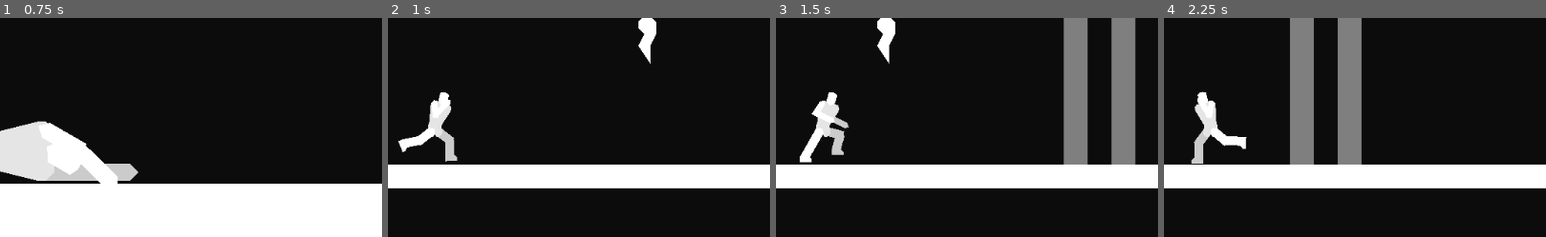
Above: before the commit, frames 1-4 (left to right).
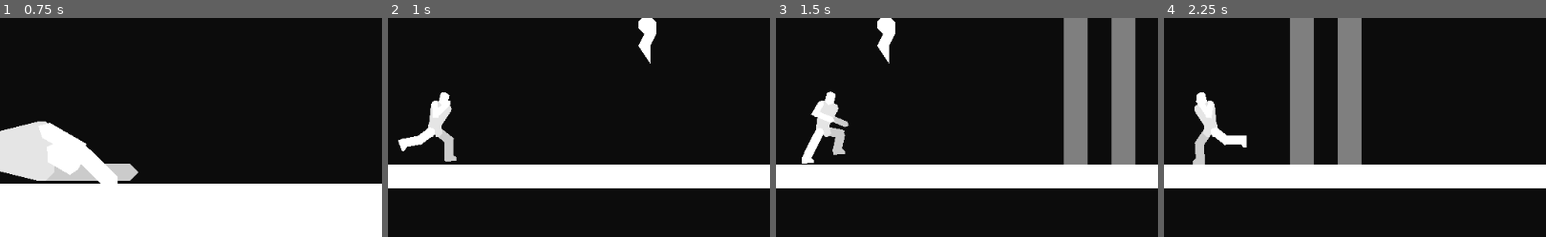
Above: after the commit, the same moments.

Repository: DarknessCatt/Lost-Soul
Game: Godot game, scene res://Maps/Prototype_Dead_World/Prototype_Dead_World.tscn
The game is run twice, just before and just after one commit, with the same random seed, the same clock (stepped at 60 frames per second) and the same inputs.
Inputs:
- Up to frame 1 (0.75 s): hold Right (hero_right) from 0.53 s (still down); hold D (hero_heart) from 0.53 s (still down)
- Up to frame 2 (1 s): keep holding Right (hero_right); keep holding D (hero_heart); tap Z (hero_jump) at 0.77 s
- Up to frame 3 (1.5 s): keep holding Right (hero_right); release D (hero_heart) at 1.28 s; tap D (hero_heart) at 1.35 s
- Up to frame 4 (2.25 s): tap Z (hero_jump) at 1.52 s; release Right (hero_right) at 2.03 s; hold Left (hero_left) from 2.03 s (still down); hold D (hero_heart) from 2.03 s (still down)
The pictures show only the part of the screen within x 44-94%, y 39-89%; the shares and areas given below are measured in that part.

Frame 1 is identical in both runs. In frame 2, 0.2% of the frame differs, in the area x 2-19%, y 33-66%; in frame 3, 0.5%, in the area x 6-20%, y 33-67%; in frame 4, 0.4%.

Commit message:
Hero Block Animation

Diff:
--- a/Lost_Soul/Entities/Hero/Hero.tscn
+++ b/Lost_Soul/Entities/Hero/Hero.tscn
@@ -823,6 +823,191 @@
 "values": [ true, true, false, false, true, true ]
 }
 
+[sub_resource type="Animation" id=36]
+resource_name = "Block_Stand"
+loop = true
+step = 0.05
+tracks/0/type = "value"
+tracks/0/path = NodePath("Body/Hip/Torso/Right_Arm:rotation_degrees")
+tracks/0/interp = 2
+tracks/0/loop_wrap = true
+tracks/0/imported = false
+tracks/0/enabled = true
+tracks/0/keys = {
+"times": PoolRealArray( 0.15, 0.65 ),
+"transitions": PoolRealArray( 1, 1 ),
+"update": 0,
+"values": [ -28.6237, -29.5361 ]
+}
+tracks/1/type = "value"
+tracks/1/path = NodePath("Body/Hip/Torso/Left_Arm/Left_Hand:rotation_degrees")
+tracks/1/interp = 2
+tracks/1/loop_wrap = true
+tracks/1/imported = false
+tracks/1/enabled = true
+tracks/1/keys = {
+"times": PoolRealArray( 0, 0.5 ),
+"transitions": PoolRealArray( 1, 1 ),
+"update": 0,
+"values": [ -128.224, -134.467 ]
+}
+tracks/2/type = "value"
+tracks/2/path = NodePath("Body/Hip/Torso/Left_Arm:rotation_degrees")
+tracks/2/interp = 2
+tracks/2/loop_wrap = true
+tracks/2/imported = false
+tracks/2/enabled = true
+tracks/2/keys = {
+"times": PoolRealArray( 0, 0.5 ),
+"transitions": PoolRealArray( 1, 1 ),
+"update": 0,
+"values": [ -19.1621, -15.5025 ]
+}
+tracks/3/type = "value"
+tracks/3/path = NodePath("Body/Hip/Right_Leg/Right_Shin:rotation_degrees")
+tracks/3/interp = 1
+tracks/3/loop_wrap = true
+tracks/3/imported = false
+tracks/3/enabled = true
+tracks/3/keys = {
+"times": PoolRealArray( 0.2, 0.7 ),
+"transitions": PoolRealArray( 1, 1 ),
+"update": 0,
+"values": [ 19.5593, 21.9617 ]
+}
+tracks/4/type = "value"
+tracks/4/path = NodePath("Body/Hip/Right_Leg:rotation_degrees")
+tracks/4/interp = 1
+tracks/4/loop_wrap = true
+tracks/4/imported = false
+tracks/4/enabled = true
+tracks/4/keys = {
+"times": PoolRealArray( 0.2, 0.7 ),
+"transitions": PoolRealArray( 1, 1 ),
+"update": 0,
+"values": [ -19.2103, -21.8897 ]
+}
+tracks/5/type = "value"
+tracks/5/path = NodePath("Body/Hip/Left_Leg:rotation_degrees")
+tracks/5/interp = 1
+tracks/5/loop_wrap = true
+tracks/5/imported = false
+tracks/5/enabled = true
+tracks/5/keys = {
+"times": PoolRealArray( 0.05, 0.55 ),
+"transitions": PoolRealArray( 1, 1 ),
+"update": 0,
+"values": [ 8.72749, 12.4251 ]
+}
+tracks/6/type = "value"
+tracks/6/path = NodePath("Body/Hip/Torso/Right_Arm/Right_Hand:rotation_degrees")
+tracks/6/interp = 2
+tracks/6/loop_wrap = true
+tracks/6/imported = false
+tracks/6/enabled = true
+tracks/6/keys = {
+"times": PoolRealArray( 0.15, 0.65 ),
+"transitions": PoolRealArray( 1, 1 ),
+"update": 0,
+"values": [ -145.627, -137.099 ]
+}
+tracks/7/type = "value"
+tracks/7/path = NodePath("Body/Hip/Left_Leg/Left_Shin/Left_Foot:rotation_degrees")
+tracks/7/interp = 1
+tracks/7/loop_wrap = true
+tracks/7/imported = false
+tracks/7/enabled = true
+tracks/7/keys = {
+"times": PoolRealArray( 0.05, 0.55 ),
+"transitions": PoolRealArray( 1, 1 ),
+"update": 0,
+"values": [ -8.01526, -11.4868 ]
+}
+tracks/8/type = "value"
+tracks/8/path = NodePath("Body/Hip:position")
+tracks/8/interp = 2
+tracks/8/loop_wrap = true
+tracks/8/imported = false
+tracks/8/enabled = true
+tracks/8/keys = {
+"times": PoolRealArray( 0, 0.5 ),
+"transitions": PoolRealArray( 1, 1 ),
+"update": 0,
+"values": [ Vector2( 0, 0 ), Vector2( 0, 0.705564 ) ]
+}
+tracks/9/type = "value"
+tracks/9/path = NodePath("Body/Hip/Torso/Right_Arm/Right_Hand/Right_Weapon:polygon")
+tracks/9/interp = 2
+tracks/9/loop_wrap = true
+tracks/9/imported = false
+tracks/9/enabled = true
+tracks/9/keys = {
+"times": PoolRealArray( 0.25, 0.75 ),
+"transitions": PoolRealArray( 1, 1 ),
+"update": 0,
+"values": [ PoolVector2Array( 5.4355, 22.7961, 2.19859, 29.283, -5.44678, 29.0785, -10.7413, 4.70973, -8.61658, -12.2269, 0.377802, -28.0755, -1.62439, -8.72911, 0.0238056, 9.02626 ), PoolVector2Array( 4.79685, 27.0093, -0.4796, 30.4194, -5.60882, 27.704, -7.96752, 12.3103, -5.46958, -12.6668, -7.52078, -27.5602, 0.408374, -11.0496, 0.384369, 8.08976 ) ]
+}
+tracks/10/type = "value"
+tracks/10/path = NodePath("Body/Hip/Torso/Left_Arm/Left_Hand/Left_Weapon:polygon")
+tracks/10/interp = 2
+tracks/10/loop_wrap = true
+tracks/10/imported = false
+tracks/10/enabled = true
+tracks/10/keys = {
+"times": PoolRealArray( 0.15, 0.65 ),
+"transitions": PoolRealArray( 1, 1 ),
+"update": 0,
+"values": [ PoolVector2Array( 5.27856, 22.4831, 5.02888, 27.4049, -0.826936, 28.3237, -17.3977, 11.6098, -23.9706, -4.19355, -26.5604, -19.7442, -16.8307, -3.38599, -8.62704, 9.22953 ), PoolVector2Array( 5.53867, 23.8607, 2.50978, 28.3737, -1.83955, 27.7727, -14.0429, 15.588, -22.0107, -3.71145, -29.0901, -18.2742, -15.71, -5.51838, -8.70256, 6.77287 ) ]
+}
+tracks/11/type = "value"
+tracks/11/path = NodePath("Body/Hip/Torso/Head:rotation_degrees")
+tracks/11/interp = 1
+tracks/11/loop_wrap = true
+tracks/11/imported = false
+tracks/11/enabled = true
+tracks/11/keys = {
+"times": PoolRealArray( 0, 0.5 ),
+"transitions": PoolRealArray( 1, 1 ),
+"update": 0,
+"values": [ -5.0, 0.0 ]
+}
+tracks/12/type = "value"
+tracks/12/path = NodePath("Body/Hip/Torso:rotation_degrees")
+tracks/12/interp = 1
+tracks/12/loop_wrap = true
+tracks/12/imported = false
+tracks/12/enabled = true
+tracks/12/keys = {
+"times": PoolRealArray( 0 ),
+"transitions": PoolRealArray( 1 ),
+"update": 0,
+"values": [ 5.0 ]
+}
+tracks/13/type = "value"
+tracks/13/path = NodePath("Body/Hip/Left_Leg/Left_Shin:rotation_degrees")
+tracks/13/interp = 1
+tracks/13/loop_wrap = true
+tracks/13/imported = false
+tracks/13/enabled = true
+tracks/13/keys = {
+"times": PoolRealArray( 0 ),
+"transitions": PoolRealArray( 1 ),
+"update": 0,
+"values": [ 0.723357 ]
+}
+tracks/14/type = "value"
+tracks/14/path = NodePath("Body/Hip/Right_Leg/Right_Shin/Right_Foot:rotation_degrees")
+tracks/14/interp = 1
+tracks/14/loop_wrap = true
+tracks/14/imported = false
+tracks/14/enabled = true
+tracks/14/keys = {
+"times": PoolRealArray( 0 ),
+"transitions": PoolRealArray( 1 ),
+"update": 0,
+"values": [ 0.0 ]
+}
+
 [sub_resource type="Animation" id=5]
 length = 2.5
 tracks/0/type = "value"
@@ -4420,10 +4605,10 @@
 tracks/15/imported = false
 tracks/15/enabled = true
 tracks/15/keys = {
-"times": PoolRealArray( 0 ),
-"transitions": PoolRealArray( 1 ),
-"update": 0,
-"values": [ 0.0 ]
+"times": PoolRealArray( 0.1, 0.25, 0.4, 0.55 ),
+"transitions": PoolRealArray( 1, 1, 1, 1 ),
+"update": 0,
+"values": [ -3.0, 3.0, -3.0, 3.0 ]
 }
 
 [sub_resource type="Animation" id=19]
@@ -4519,6 +4704,7 @@
 anims/Air_Jab = SubResource( 2 )
 anims/Air_Jab_Down = SubResource( 3 )
 anims/Air_Jab_Up = SubResource( 4 )
+anims/Block_Stand = SubResource( 36 )
 anims/Death = SubResource( 5 )
 anims/Falling = SubResource( 6 )
 anims/Jab3 = SubResource( 7 )
@@ -4767,7 +4953,8 @@
 disabled = true
 
 [node name="Right_Arm" type="Polygon2D" parent="Body"]
-position = Vector2( 10, -28 )
+position = Vector2( 11.9288, -27.2342 )
+rotation = -0.433205
 color = Color( 0.8, 0.8, 0.8, 1 )
 offset = Vector2( 30.2005, 27.966 )
 polygon = PoolVector2Array( -30.2005, -31.966, -26.2005, -27.966, -26.2005, -7.96604, -34.2005, -7.96604, -34.2005, -27.966 )
@@ -4776,7 +4963,8 @@
 }
 
 [node name="Right_Hand" type="Polygon2D" parent="Body"]
-position = Vector2( 10, -12 )
+position = Vector2( 18.6453, -12.7122 )
+rotation = -2.94272
 color = Color( 0.8, 0.8, 0.8, 1 )
 offset = Vector2( 31.8105, 42.7501 )
 polygon = PoolVector2Array( -31.8105, -46.7501, -27.8105, -42.7501, -27.8105, -18.7501, -31.8105, -14.7501, -35.8105, -18.7501, -35.8105, -42.7501 )
@@ -4785,7 +4973,9 @@
 }
 
 [node name="Right_Leg" type="Polygon2D" parent="Body"]
-position = Vector2( 4, 8 )
+position = Vector2( 4.13901, 7.92897 )
+rotation = -0.371442
+scale = Vector2( 1, 1 )
 color = Color( 0.8, 0.8, 0.8, 1 )
 offset = Vector2( 28.2005, 31.966 )
 polygon = PoolVector2Array( -30.2005, -35.966, -26.2005, -35.966, -22.2005, -31.966, -22.2005, -7.96604, -34.2005, -7.96604, -34.2005, -31.966 )
@@ -4794,7 +4984,9 @@
 }
 
 [node name="Right_Shin" type="Polygon2D" parent="Body"]
-position = Vector2( 4, 28 )
+position = Vector2( 11.3982, 26.5651 )
+rotation = -0.0132954
+scale = Vector2( 1, 1 )
 color = Color( 0.8, 0.8, 0.8, 1 )
 offset = Vector2( 29.8696, 42.7614 )
 polygon = PoolVector2Array( -31.8696, -46.7614, -27.8696, -46.7614, -23.8696, -42.7614, -23.8696, -22.7614, -27.8696, -18.7614, -31.8696, -18.7614, -35.8696, -22.7614, -35.8696, -42.7614 )
@@ -4803,7 +4995,9 @@
 }
 
 [node name="Right_Foot" type="Polygon2D" parent="Body"]
-position = Vector2( 4, 50 )
+position = Vector2( 11.6907, 48.5631 )
+rotation = -0.0132954
+scale = Vector2( 1, 1 )
 color = Color( 0.8, 0.8, 0.8, 1 )
 offset = Vector2( 29.9114, 20.7618 )
 polygon = PoolVector2Array( -23.9114, -22.7618, -19.9114, -18.7618, -19.9114, -14.7618, -35.9114, -14.7618, -35.9114, -22.7618, -31.9114, -26.7618, -27.9114, -26.7618 )
@@ -4812,6 +5006,7 @@
 }
 
 [node name="Hip" type="Polygon2D" parent="Body"]
+rotation = -0.0174533
 color = Color( 0.9, 0.9, 0.9, 1 )
 offset = Vector2( 0, -12 )
 polygon = PoolVector2Array( -6, 28, -2, 28, 0, 24, 2, 28, 5.99999, 28, 10, 24, 10, 20, 8, 8, -8, 8.00001, -10, 20, -10, 24 )
@@ -4820,11 +5015,13 @@
 }
 
 [node name="Torso" type="Polygon2D" parent="Body/Hip"]
+rotation = 0.0872665
 color = Color( 0.9, 0.9, 0.9, 1 )
 offset = Vector2( 0, -16 )
 polygon = PoolVector2Array( -7.99883, 16.1367, 7.99883, 15.8633, 14, -8, 14, -12, 10, -16, -10, -16, -14, -12, -14, -8 )
 
 [node name="Hurtbox" parent="Body/Hip/Torso" instance=ExtResource( 9 )]
+visible = false
 position = Vector2( 1.90735e-06, -7.69628 )
 Id = 1
 Character = NodePath("../../../..")
@@ -4835,6 +5032,7 @@
 
 [node name="Head" type="Polygon2D" parent="Body/Hip/Torso"]
 position = Vector2( 0, -32 )
+rotation = -0.0872665
 offset = Vector2( 0, -16 )
 polygon = PoolVector2Array( -6, 16, 0, 20, 6, 16, 6, 4, 2, 2, -2, 2, -6, 4 )
 __meta__ = {
@@ -4849,15 +5047,16 @@
 
 [node name="Left_Arm" type="Polygon2D" parent="Body/Hip/Torso"]
 position = Vector2( -10, -28 )
+rotation = -0.334442
 offset = Vector2( 30.2005, 27.966 )
-polygon = PoolVector2Array( -30.2005, -31.966, -26.2005, -27.966, -26.2005, -7.96604, -34.2005, -7.96604, -34.193, -27.5603 )
+polygon = PoolVector2Array( -30.2005, -31.966, -26.2005, -27.966, -26.2005, -7.96604, -30.2835, -7.96605, -34.2005, -7.96604, -34.193, -27.5603 )
 __meta__ = {
 "_edit_ik_": true
 }
 
 [node name="Left_Hand" type="Polygon2D" parent="Body/Hip/Torso/Left_Arm"]
 position = Vector2( -2.35438e-06, 16 )
-rotation = 0.012625
+rotation = -2.23793
 offset = Vector2( 31.8105, 42.7501 )
 polygon = PoolVector2Array( -31.794, -46.6744, -27.7438, -42.7252, -27.4408, -18.7271, -31.39, -14.6769, -35.4402, -18.6261, -35.7432, -42.6242 )
 __meta__ = {
@@ -4872,9 +5071,11 @@
 
 [node name="Left_Weapon" type="Polygon2D" parent="Body/Hip/Torso/Left_Arm/Left_Hand"]
 color = Color( 0.976471, 0.376471, 0.376471, 1 )
+polygon = PoolVector2Array( 5.35659, 22.8964, 4.27315, 27.6956, -1.13072, 28.1584, -16.3913, 12.8033, -23.3826, -4.04892, -27.3193, -19.3032, -16.4945, -4.02571, -8.6497, 8.49253 )
 
 [node name="Right_Arm" type="RemoteTransform2D" parent="Body/Hip/Torso"]
 position = Vector2( 10, -28 )
+rotation = -0.503018
 remote_path = NodePath("../../../Right_Arm")
 __meta__ = {
 "_edit_ik_": true
@@ -4882,6 +5083,7 @@
 
 [node name="Right_Hand" type="RemoteTransform2D" parent="Body/Hip/Torso/Right_Arm"]
 position = Vector2( 0, 16 )
+rotation = -2.50952
 remote_path = NodePath("../../../../Right_Hand")
 __meta__ = {
 "_edit_bone_": true
@@ -4897,9 +5099,11 @@
 position = Vector2( 0.121346, 0.121346 )
 scale = Vector2( 1, 0.99706 )
 color = Color( 0.976471, 0.376471, 0.376471, 1 )
+polygon = PoolVector2Array( 5.11618, 24.9027, 0.859496, 29.8512, -5.5278, 28.3913, -9.35442, 8.51002, -7.04308, -12.4468, -3.57149, -27.8179, -0.608007, -9.88937, 0.204087, 8.55801 )
 
 [node name="Left_Leg" type="Polygon2D" parent="Body/Hip"]
 position = Vector2( -4, 8 )
+rotation = 0.158777
 offset = Vector2( 28.2005, 31.966 )
 polygon = PoolVector2Array( -30.2005, -35.966, -26.2005, -35.966, -22.2005, -31.966, -22.2005, -7.96604, -34.2005, -7.96601, -34.2005, -31.966 )
 __meta__ = {
@@ -4907,6 +5111,7 @@
 }
 
 [node name="Hurtbox" parent="Body/Hip/Left_Leg" instance=ExtResource( 9 )]
+visible = false
 position = Vector2( 0, 12 )
 Id = 1
 Character = NodePath("../../../..")
@@ -4926,6 +5131,7 @@
 
 [node name="Left_Foot" type="Polygon2D" parent="Body/Hip/Left_Leg/Left_Shin"]
 position = Vector2( -0.0418882, 21.9996 )
+rotation = -0.145952
 offset = Vector2( 29.9114, 20.7618 )
 polygon = PoolVector2Array( -23.5587, -22.8527, -19.5085, -18.9035, -19.458, -14.9038, -35.4567, -14.7018, -35.5577, -22.7012, -31.6085, -26.7513, -27.6089, -26.8018 )
 __meta__ = {
@@ -4940,13 +5146,16 @@
 
 [node name="Right_Leg" type="RemoteTransform2D" parent="Body/Hip"]
 position = Vector2( 4, 8 )
+rotation = -0.353988
 remote_path = NodePath("../../Right_Leg")
 __meta__ = {
 "_edit_ik_": true
 }
 
 [node name="Hurtbox" parent="Body/Hip/Right_Leg" instance=ExtResource( 9 )]
-position = Vector2( 0, 12 )
+visible = false
+position = Vector2( -0.637856, 11.9064 )
+rotation = 0.00976517
 Id = 1
 Character = NodePath("../../../..")
 hit_effect_dist = 15
@@ -4956,6 +5165,7 @@
 
 [node name="Right_Shin" type="RemoteTransform2D" parent="Body/Hip/Right_Leg"]
 position = Vector2( 0, 20 )
+rotation = 0.358146
 remote_path = NodePath("../../../Right_Shin")
 __meta__ = {
 "_edit_bone_": true
Not shown: 1 places in Lost_Soul/Entities/Hero/Hero.tscn that only renumber resources
